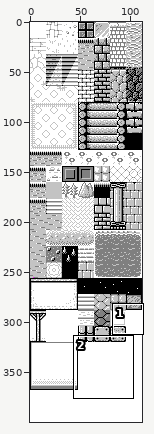
Two versions of one sprite sheet, saga/res/maps/tilesets/lower2.PNG. Above, an overview of the earlier version with the close-up marked.
Close-up. Earlier state:
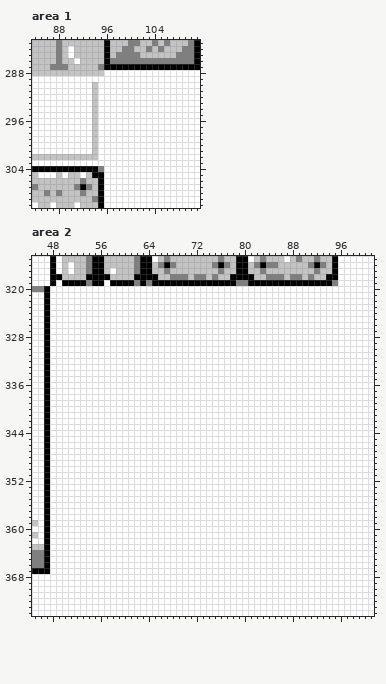
The file is 112x400 pixels. Colours within 5 levels of each other are drawn and written as one. Shown: area 1: x 84..111, y 283..310; area 2: x 45..101, y 315..374.
The result:
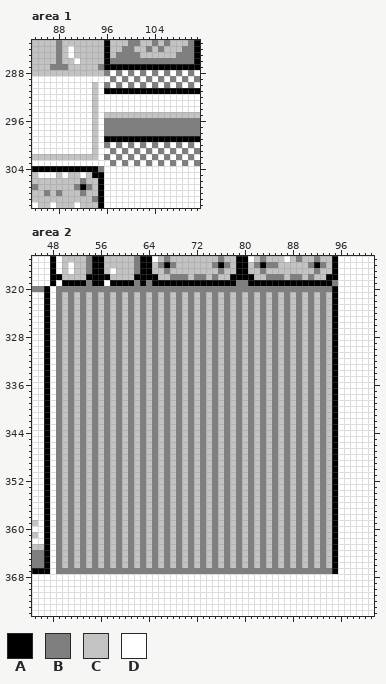
Palette (. is transparent): A #000000  B #7f7f7f  C #c3c3c3  D #ffffff
Changes in this commit:
Area 1:
y 288: x 96 D -> B; x 98 D -> B; x 100 D -> B; x 102 D -> B; x 104 D -> B; x 106 D -> B; x 108 D -> B; x 110 D -> B
y 289: x 97 D -> B; x 99 D -> B; x 101 D -> B; x 103 D -> B; x 105 D -> B; x 107 D -> B; x 109 D -> B; x 111 D -> B
y 290: x 96 D -> B; x 98 D -> B; x 100 D -> B; x 102 D -> B; x 104 D -> B; x 106 D -> B; x 108 D -> B; x 110 D -> B
y 291: x 96..111 DDDDDDDDDDDDDDDD -> AAAAAAAAAAAAAAAA
y 295: x 96..111 DDDDDDDDDDDDDDDD -> CCCCCCCCCCCCCCCC
y 296..298: x 96..111 DDDDDDDDDDDDDDDD -> BBBBBBBBBBBBBBBB
y 299: x 96..111 DDDDDDDDDDDDDDDD -> AAAAAAAAAAAAAAAA
y 300: x 96 D -> B; x 98 D -> B; x 100 D -> B; x 102 D -> B; x 104 D -> B; x 106 D -> B; x 108 D -> B; x 110 D -> B
y 301: x 97 D -> B; x 99 D -> B; x 101 D -> B; x 103 D -> B; x 105 D -> B; x 107 D -> B; x 109 D -> B; x 111 D -> B
y 302: x 96 D -> B; x 98 D -> B; x 100 D -> B; x 102 D -> B; x 104 D -> B; x 106 D -> B; x 108 D -> B; x 110 D -> B
y 303: x 97 D -> B; x 99 D -> B; x 101 D -> B; x 103 D -> B; x 105 D -> B; x 107 D -> B; x 109 D -> B; x 111 D -> B
Area 2:
y 320: x 49..95 DDDDDDDDDDDDDDDDDDDDDDDDDDDDDDDDDDDDDDDDDDDDDDD -> BBBBBBBBBBBBBBBBBBBBBBBBBBBBBBBBBBBBBBBBBBBBBBA
y 321..366: x 49..95 DDDDDDDDDDDDDDDDDDDDDDDDDDDDDDDDDDDDDDDDDDDDDDD -> BCBCBCBCBCBCBCBCBCBCBCBCBCBCBCBCBCBCBCBCBCBCBCA
y 367: x 49..95 DDDDDDDDDDDDDDDDDDDDDDDDDDDDDDDDDDDDDDDDDDDDDDD -> BBBBBBBBBBBBBBBBBBBBBBBBBBBBBBBBBBBBBBBBBBBBBBA
Changed places in both close-ups, as pixel boxes (x1, y1, x2, y2):
changed: (104, 70, 200, 94)
changed: (104, 112, 200, 166)
changed: (56, 286, 338, 574)
